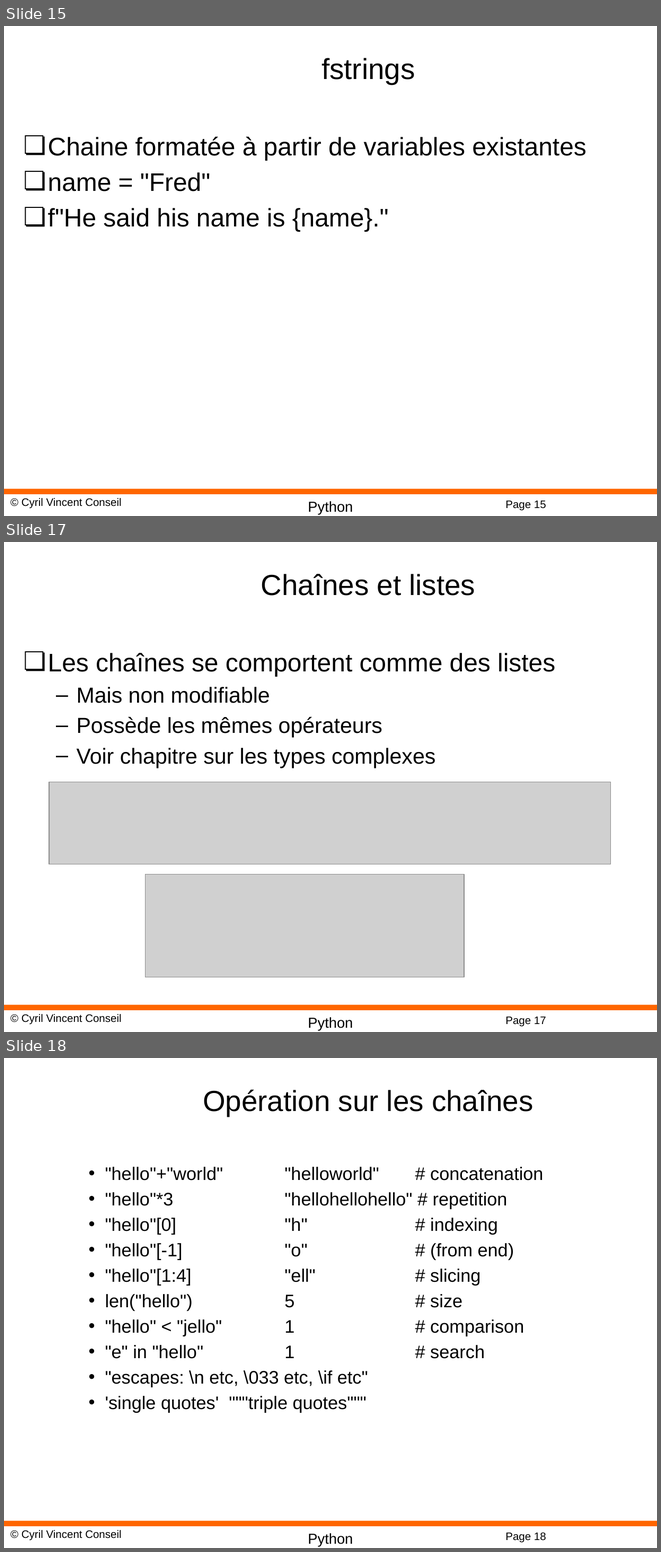
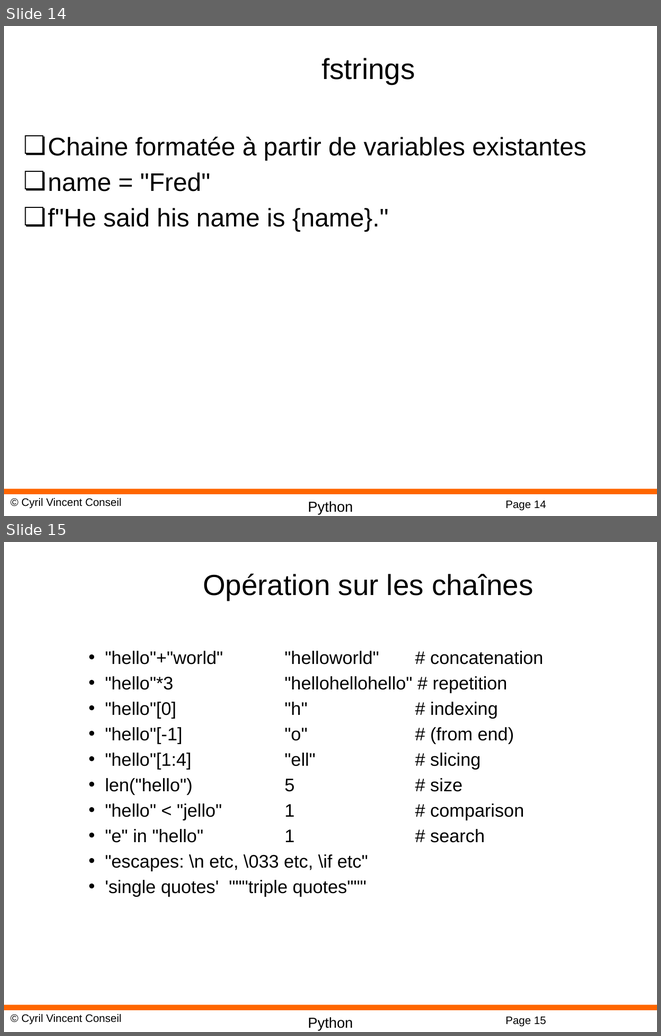
Before and after one commit to cyrilvincent/python, a slide deck: ppt/Python02-Variables.pptx. Shown one above the other, each under a label of ours: slides 15, 17 and 18 before the commit, slides 14 and 15 after it; the slides between them are not shown. The pictures are 661x1552 and 661x1036 pixels, drawn with LibreOffice and Linux fonts; fonts in the diff are those of the drawing; grey boxes stand for pictures; background and template pictures are left out. Boxes give left, top, right and bottom in pixels: in the first picture for what was removed or moved away, otherwise in the second. Text is boxed around its words. In the diff, an @@ line names an element or a change of style, - is before the commit and + after.

```diff
--- a/ppt/Python02-Variables.pptx
+++ b/ppt/Python02-Variables.pptx
@@ slide 17 removed at [4,542,657,1032], background #FFFFFF; not listed: 4 template elements that a slide beside it also shows @@
@@ title removed at [261,574,476,596] @@
-Chaînes et listes
@@ text removed at [48,653,555,768] @@
-❏ Les chaînes se comportent comme des listes
-  – Mais non modifiable
-  – Possède les mêmes opérateurs
-  – Voir chapitre sur les types complexes
@@ picture removed at [49,782,611,864] @@
@@ picture removed at [146,874,465,977] @@
@@ what was slide 15 is now slide 14 @@
@@ page number at [505,500,546,510]: text changed @@
-Page 15
+Page 14
@@ what was slide 18 is now slide 15 @@
@@ page number at [505,1016,546,1026]: text changed @@
-Page 18
+Page 15
```
Also in this commit, not shown: 2 other slides removed, 3 other files.
